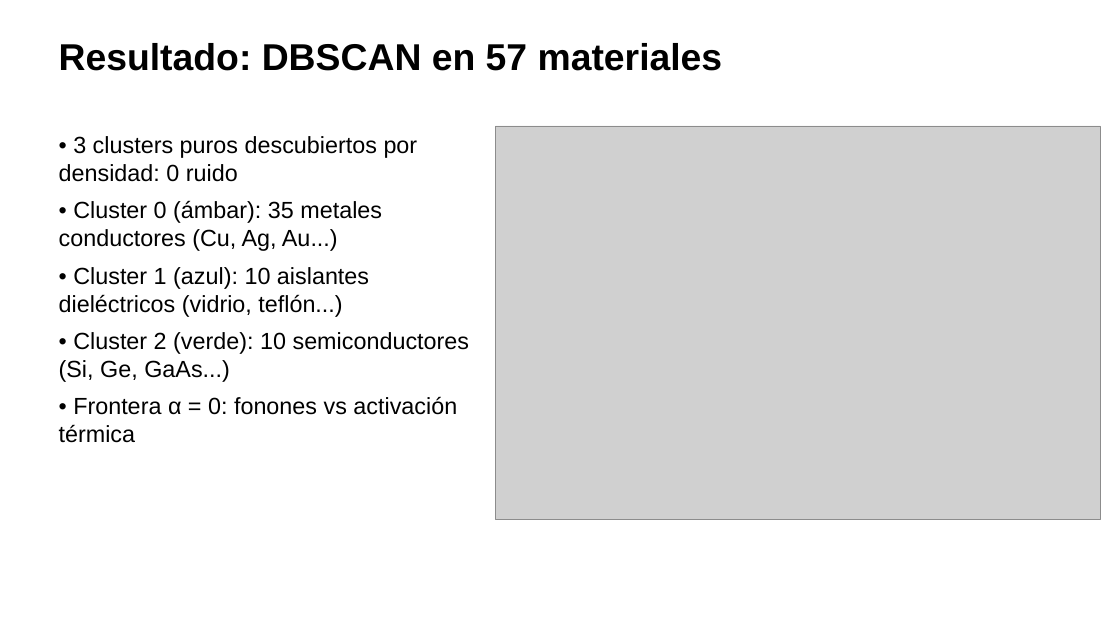
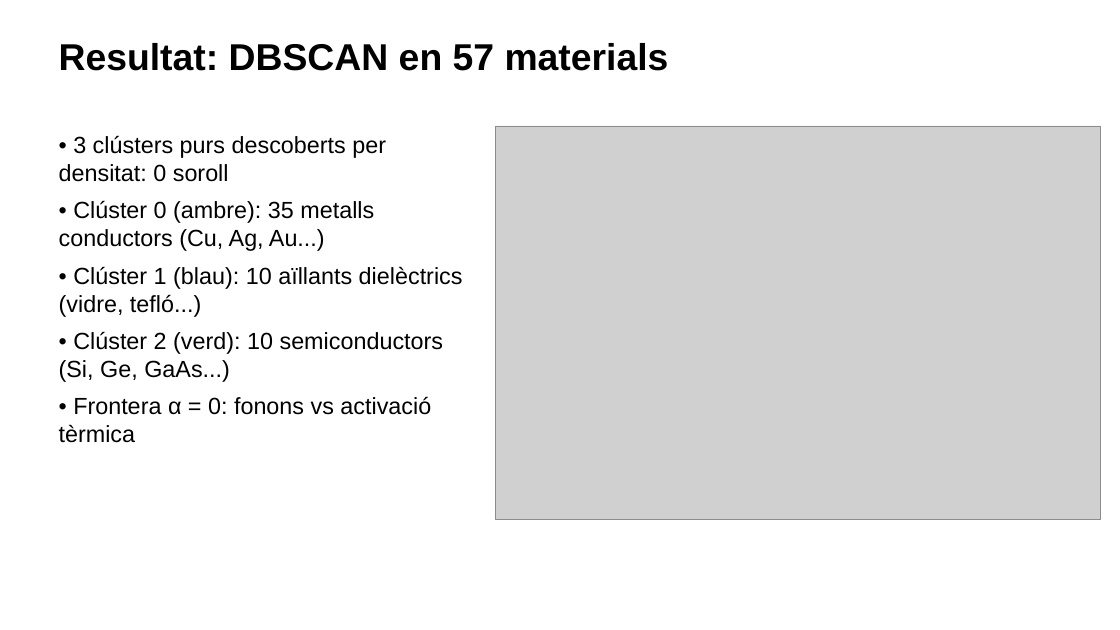
Before and after one commit to ArnauMontull/CPIA-Expo, a slide deck: slide 16 of presentacion/expo_cpia.pptx. Drawn at 1120x630 pixels with LibreOffice and Linux fonts; fonts in the diff are those of the drawing; grey boxes stand for pictures. Boxes give left, top, right and bottom in pixels: in the first picture for what was removed or moved away, otherwise in the second. Text is boxed around its words. In the diff, an @@ line names an element or a change of style, - is before the commit and + after.

```diff
--- a/presentacion/expo_cpia.pptx
+++ b/presentacion/expo_cpia.pptx
@@ text at [59, 43, 669, 71]: text changed @@
-Resultado: DBSCAN en 57 materiales
+Resultat: DBSCAN en 57 materials
@@ text at [59, 135, 463, 443]: text changed @@
-• 3 clusters puros descubiertos por densidad: 0 ruido
-• Cluster 0 (ámbar): 35 metales conductores (Cu, Ag, Au...)
-• Cluster 1 (azul): 10 aislantes dieléctricos (vidrio, teflón...)
-• Cluster 2 (verde): 10 semiconductores (Si, Ge, GaAs...)
-• Frontera α = 0: fonones vs activación térmica
+• 3 clústers purs descoberts per densitat: 0 soroll
+• Clúster 0 (ambre): 35 metalls conductors (Cu, Ag, Au...)
+• Clúster 1 (blau): 10 aïllants dielèctrics (vidre, tefló...)
+• Clúster 2 (verd): 10 semiconductors (Si, Ge, GaAs...)
+• Frontera α = 0: fonons vs activació tèrmica
```
Also in this commit, not shown: 5 other slides changed, 13 other files.
